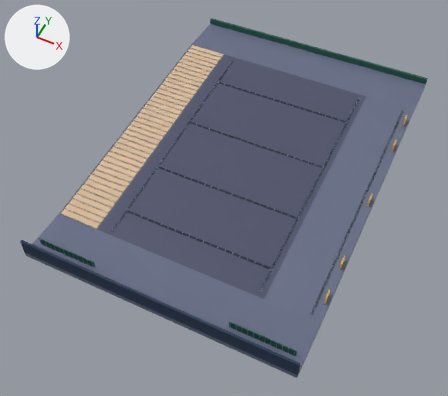
What one commit did to the glTF model assets/models/rain_market/street.glb.
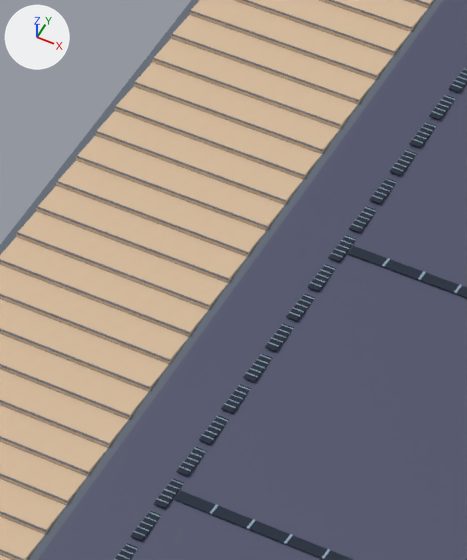
There are two pictures of each version: one whole from a camera (50 mm lens) standing at (24.4, -55.1, 61.3) and looking at (-0.8, -4.8, -1.6), one close up on the part from 21% to 40% of the width and 31% to 56% of the height. Lighting does not change. The marker at upper left points along +X, +Y and +Z. The first two pictures are the older version. Vertices at exactly the same position are counted once.

Script lines for the objects in view, before the commit:
```python
me_street = bpy.data.meshes.new('street')
me_street.from_pydata(...)  # 6610 vertices, 9936 faces; spans x -18.0..18.0, y -25.0..25.0, z -0.7..4.6
me_street.materials.append(mat_grout)  # greyish blue #626a76
me_street.materials.append(mat_road)  # dark blue #4f526b
me_street.materials.append(mat_asphalt)  # greyish blue #666d86
me_street.materials.append(mat_tile)  # beige #d7bb9c
me_street.materials.append(mat_gold)  # yellow #f3c452
me_street.materials.append(mat_ink)  # dark blue #192638
me_street.materials.append(mat_metal)  # greyish blue #8fa5b7
me_street.materials.append(mat_green)  # dark cyan #256052
me_street.materials.append(mat_mint)  # cyan #6db1a6
me_street.materials.append(mat_navy)  # dark blue #233753
ob_street = bpy.data.objects.new('street', me_street)
ob_street.location = (0.0, 0.0, 0.0)
```
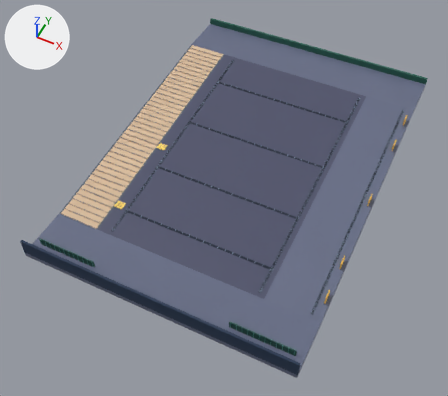
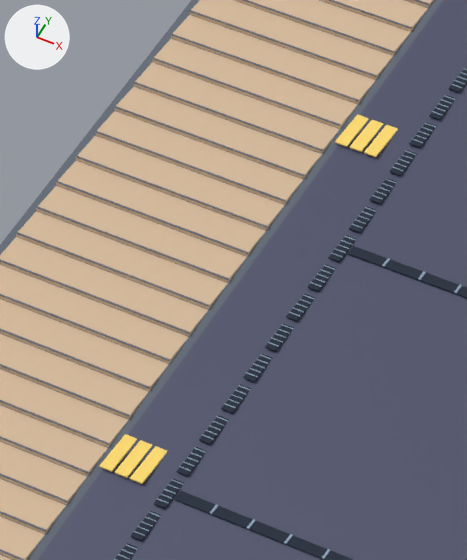
Edits to the bpy script that builds the scene:
```text
Add mat_yellow:
    mat_yellow = principled_material('yellow')
    mat_yellow.base_color = (1.0, 0.716, 0.162)  # yellow #ffdc70
    mat_yellow.roughness = 0.84
Change me_street:
    used by ob_street; location = (0.0, 0.0, 0.0)
    remove me_street.from_pydata(...)  # 6610 vertices, 9936 faces; spans x -18.0..18.0, y -25.0..25.0, z -0.7..4.6
    add me_street.from_pydata(...)  # 6658 vertices, 10008 faces; spans x -18.0..18.0, y -25.0..25.0, z -0.7..4.6
    me_street part 1: a new loose piece, a box spanning x -12.07..-11.73, y -3.205..-1.895, z 1.591..1.634, in mat_yellow (yellow #ffdc70)
    me_street part 2: a new loose piece, a box spanning x -11.65..-11.31, y -3.205..-1.895, z 1.591..1.634, in mat_yellow (yellow #ffdc70)
    me_street part 3: a new loose piece, a box spanning x -11.23..-10.89, y -3.205..-1.895, z 1.591..1.634, in mat_yellow (yellow #ffdc70)
    me_street part 4: a new loose piece, a box spanning x -12.07..-11.73, y -14.105..-12.795, z 0.471..0.514, in mat_yellow (yellow #ffdc70)
    me_street part 5: a new loose piece, a box spanning x -11.65..-11.31, y -14.105..-12.795, z 0.471..0.514, in mat_yellow (yellow #ffdc70)
    me_street part 6: a new loose piece, a box spanning x -11.23..-10.89, y -14.105..-12.795, z 0.471..0.514, in mat_yellow (yellow #ffdc70)
    add me_street.materials.append(mat_yellow)  # yellow #ffdc70
```

Boxes (x1, y1, x2, y2) around the edits, measured in the close-ups (467 x 560 px):
part 1 of me_street, added (yellow): after (335, 114, 369, 147)
part 2 of me_street, added (yellow): after (350, 120, 383, 152)
part 3 of me_street, added (yellow): after (364, 125, 398, 157)
part 4 of me_street, added (yellow): after (99, 434, 137, 472)
part 5 of me_street, added (yellow): after (115, 440, 152, 478)
part 6 of me_street, added (yellow): after (130, 446, 167, 484)
